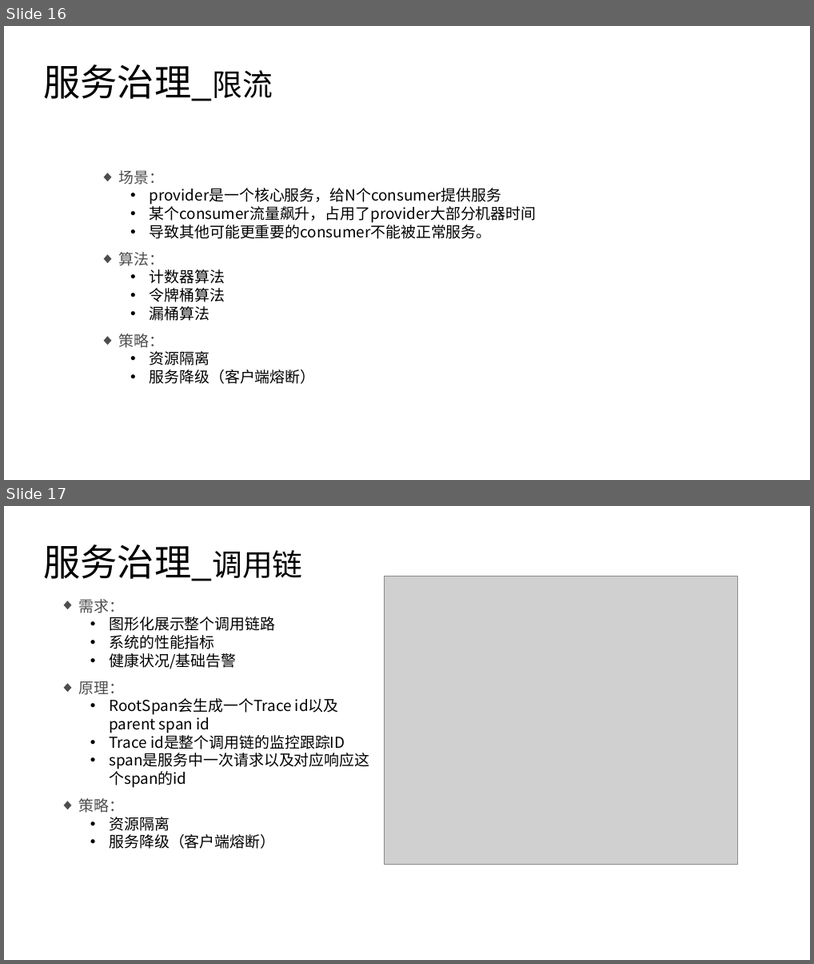
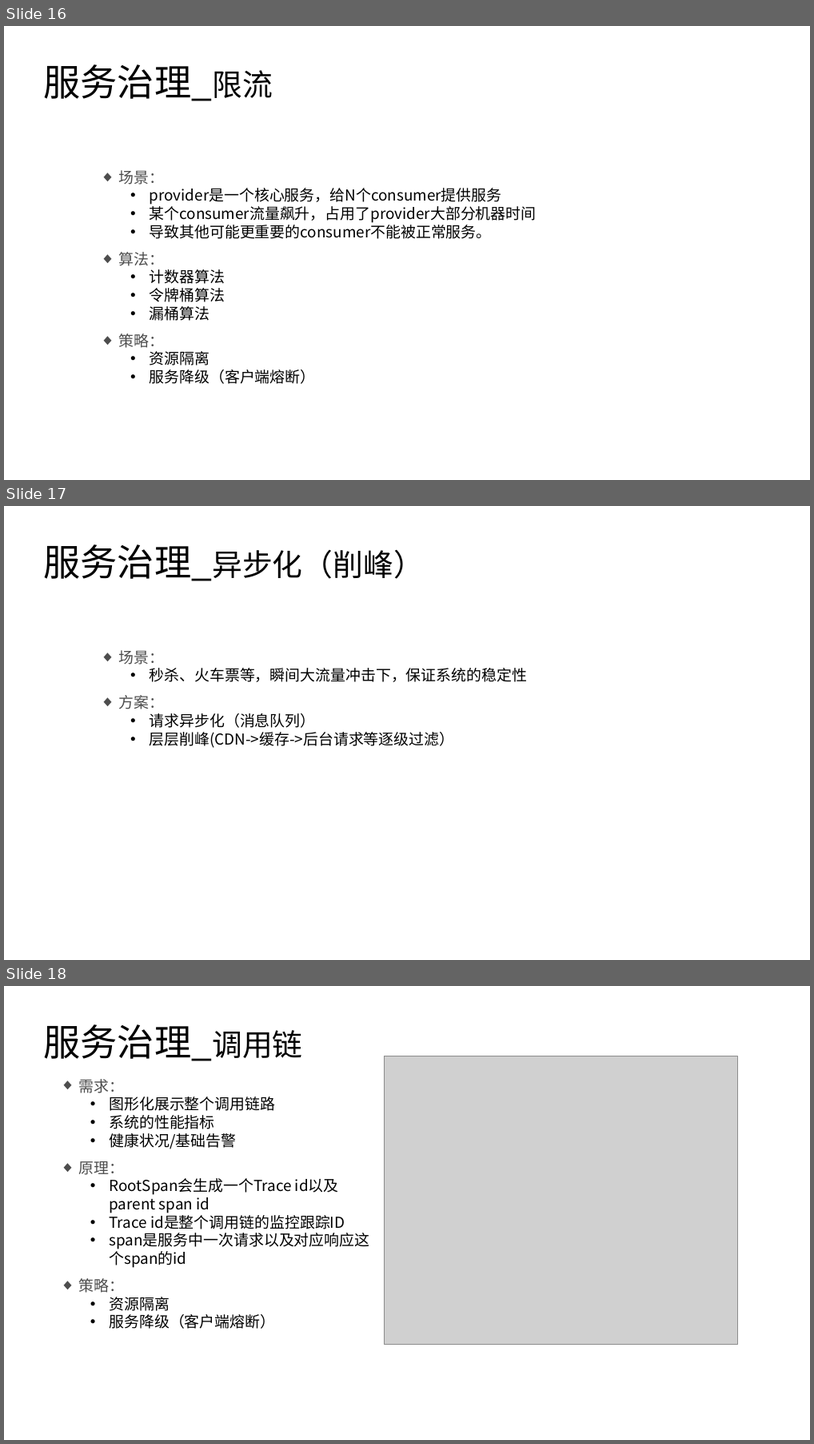
Before and after one commit to haydenwang/docs-all, a slide deck: 互联网技术架构变迁.pptx. Shown one above the other, each under a label of ours: slides 16 and 17 before the commit, slides 16, 17 and 18 after it. The pictures are 814x964 and 814x1444 pixels, drawn with LibreOffice and Linux fonts; fonts in the diff are those of the drawing; grey boxes stand for pictures. Boxes give left, top, right and bottom in pixels: in the first picture for what was removed or moved away, otherwise in the second. Text is boxed around its words. In the diff, an @@ line names an element or a change of style, - is before the commit and + after.

```diff
--- a/互联网技术架构变迁.pptx
+++ b/互联网技术架构变迁.pptx
@@ slide 17 added at <box>4,506,810,960</box>, background #FFFFFF @@
@@ title added at <box>43,544,424,581</box>, 36 pt, text #000000 @@
+服务治理_异步化（削峰）
@@ text added at <box>119,650,527,748</box>, 18 pt, text #000000 @@
+  ◆ 场景：
+    • 秒杀、火车票等，瞬间大流量冲击下，保证系统的稳定性
+  ◆ 方案：
+    • 请求异步化（消息队列）
+    • 层层削峰(CDN->缓存->后台请求等逐级过滤）
@@ what was slide 17 is now slide 18 @@
```
Also in this commit, not shown: 10 slides changed, 4 other slides added, 3 slides removed, 2 other files.
